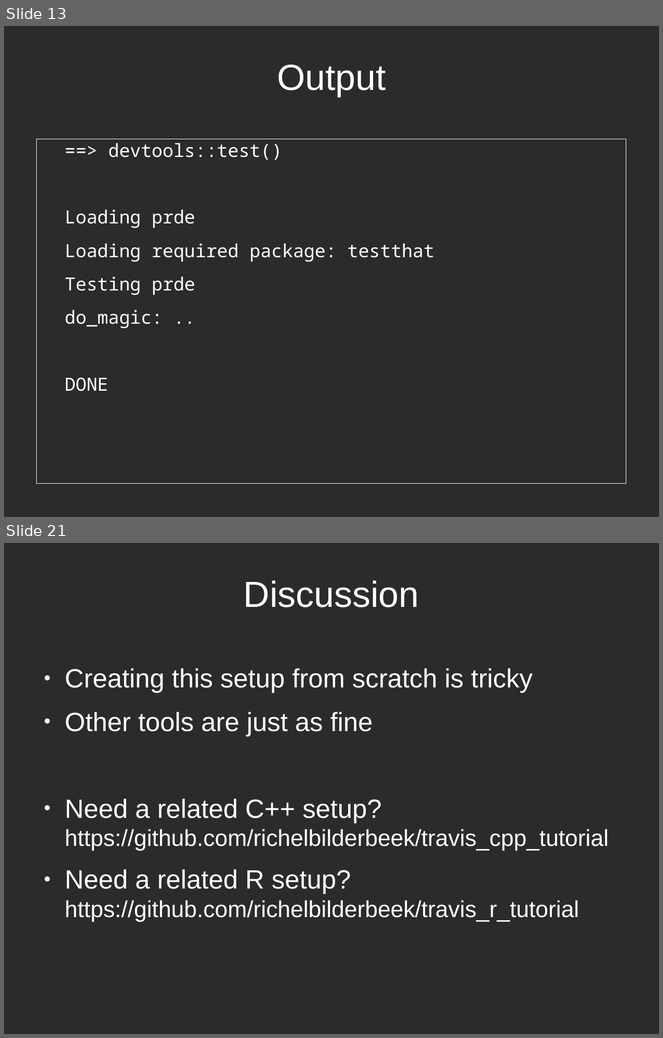
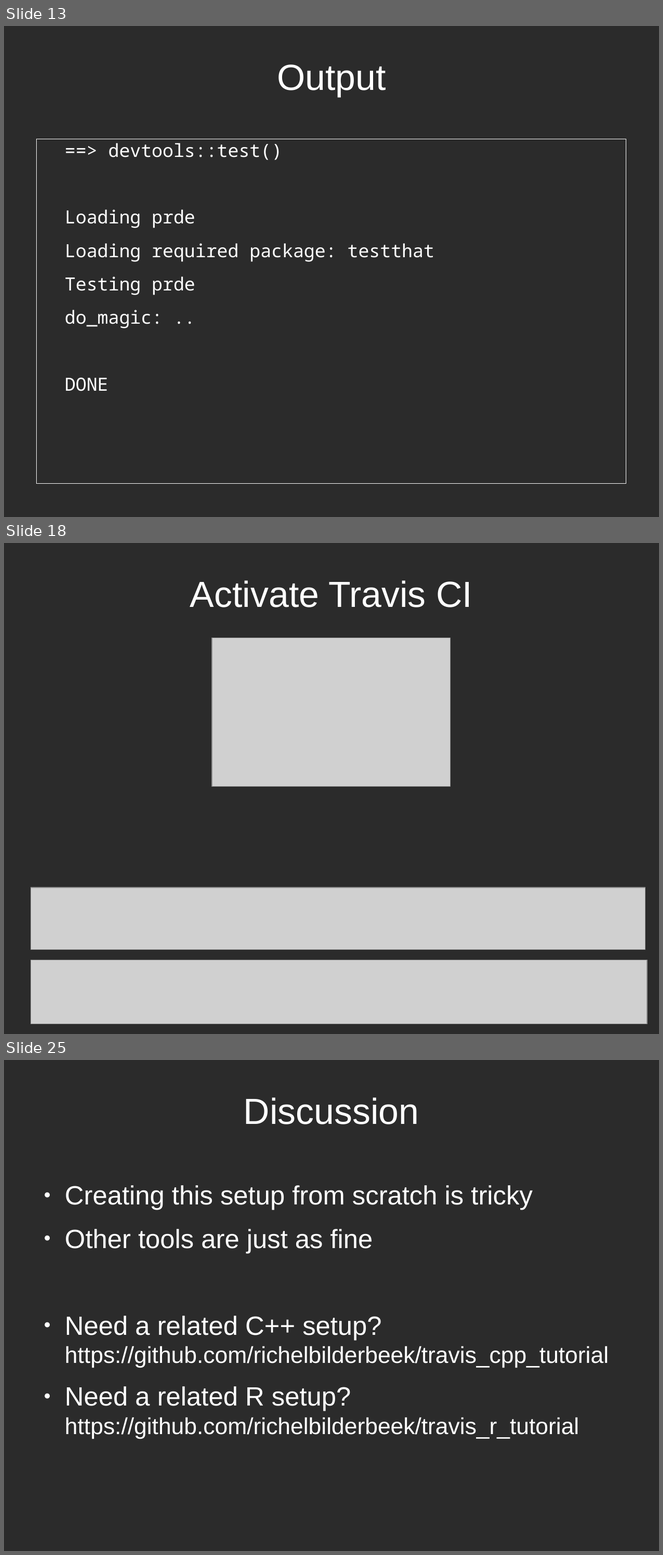
Before and after one commit to richelbilderbeek/PresentationsAboutR, a slide deck: ProfessionalRdevelopment/ProfessionalRDevelopment.odp. Shown one above the other, each under a label of ours: slides 13 and 21 before the commit, slides 13, 18 and 25 after it; the slides between them are not shown. The pictures are 663x1038 and 663x1555 pixels, drawn with LibreOffice and Linux fonts; fonts in the diff are those of the drawing; grey boxes stand for pictures; background and template pictures are left out; a plain dark background stands for a picture behind light text. Boxes give left, top, right and bottom in pixels: in the first picture for what was removed or moved away, otherwise in the second. Text is boxed around its words. In the diff, an @@ line names an element or a change of style, - is before the commit and + after.

```diff
--- a/ProfessionalRdevelopment/ProfessionalRDevelopment.odp
+++ b/ProfessionalRdevelopment/ProfessionalRDevelopment.odp
@@ slide 18 added at [4,543,659,1034], background picture (left out) @@
@@ title added at [190,580,473,607], 44 pt, text #FFFFFF @@
+Activate Travis CI
@@ picture added at [212,638,451,787] @@
@@ picture added at [31,888,646,950] @@
@@ picture added at [31,961,647,1025] @@
@@ what was slide 21 is now slide 25 @@
```
Also in this commit, not shown: 3 slides changed, 8 other slides added, 5 slides removed, 19 other files.
